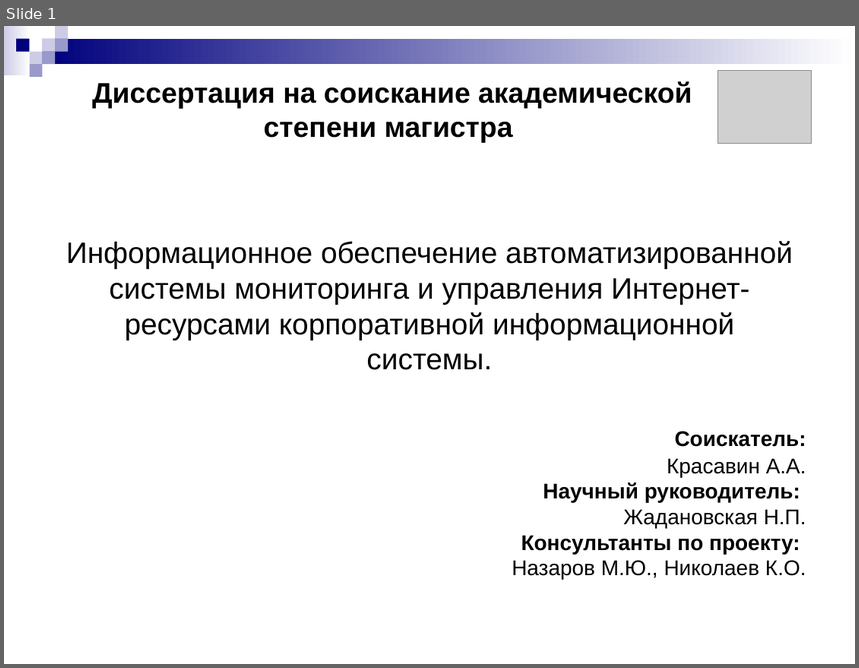
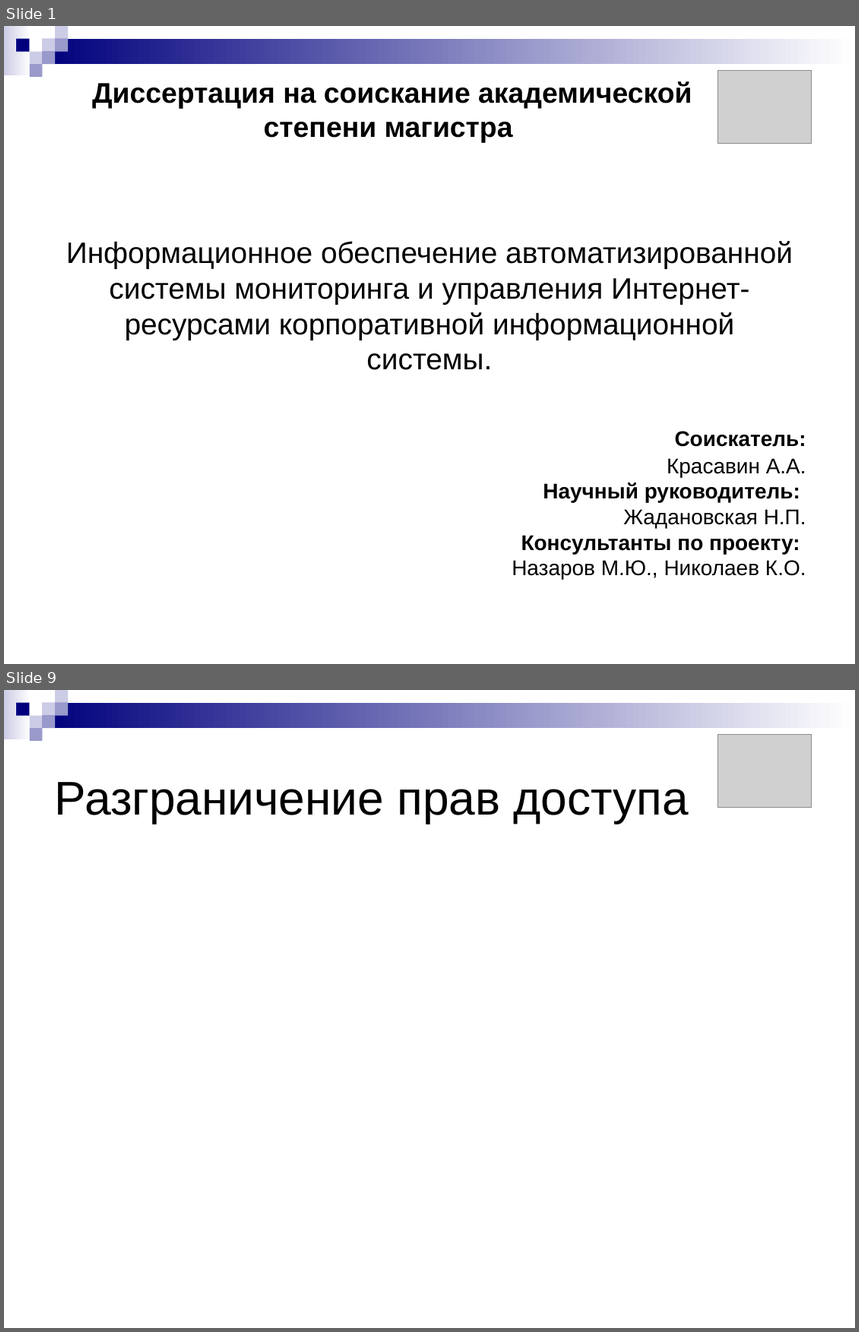
Before and after one commit to aricent123/cadbis, a slide deck: CADBiS_docs/DRypa/presentation.ppt. Shown one above the other, each under a label of ours: slide 1 before the commit, slides 1 and 9 after it; the slides between them are not shown. The pictures are 859x668 and 859x1332 pixels, drawn with LibreOffice and Linux fonts; fonts in the diff are those of the drawing; grey boxes stand for pictures. Boxes give left, top, right and bottom in pixels: in the first picture for what was removed or moved away, otherwise in the second. Text is boxed around its words. In the diff, an @@ line names an element or a change of style, - is before the commit and + after.

```diff
--- a/CADBiS_docs/DRypa/presentation.ppt
+++ b/CADBiS_docs/DRypa/presentation.ppt
@@ slide 9 added at bbox=[4, 690, 855, 1328], background #FFFFFF; not listed: 9 template elements that a slide beside it also shows @@
@@ picture added at bbox=[718, 734, 812, 808] @@
@@ title added at bbox=[55, 782, 688, 824], 40 pt, text #000000 @@
+Разграничение прав доступа
```
Also in this commit, not shown: 9 other slides added, 1 slide removed.
